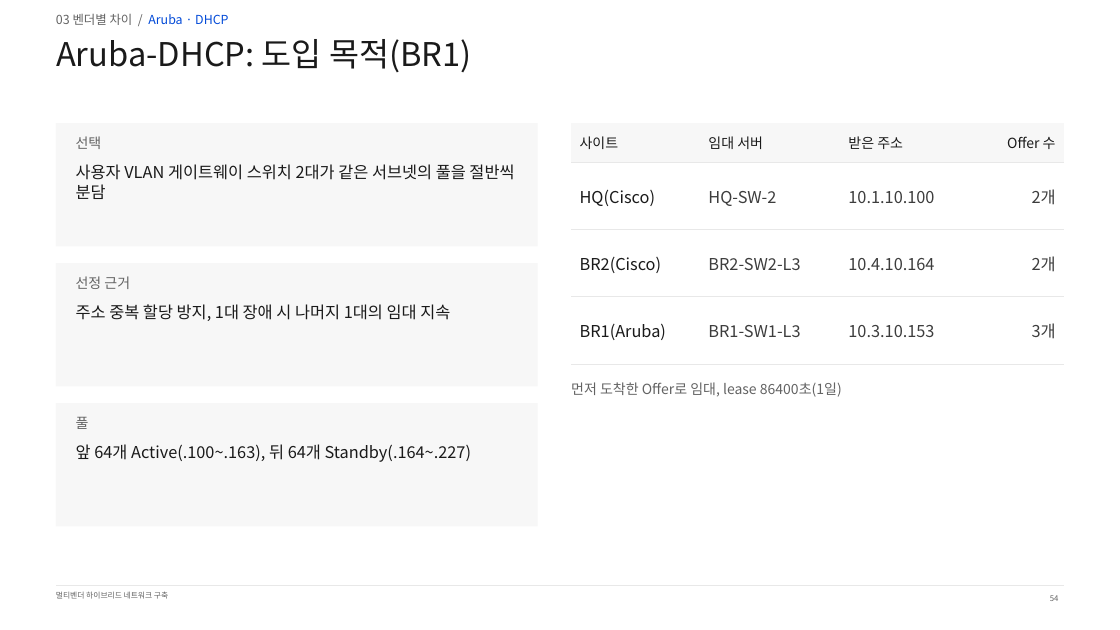
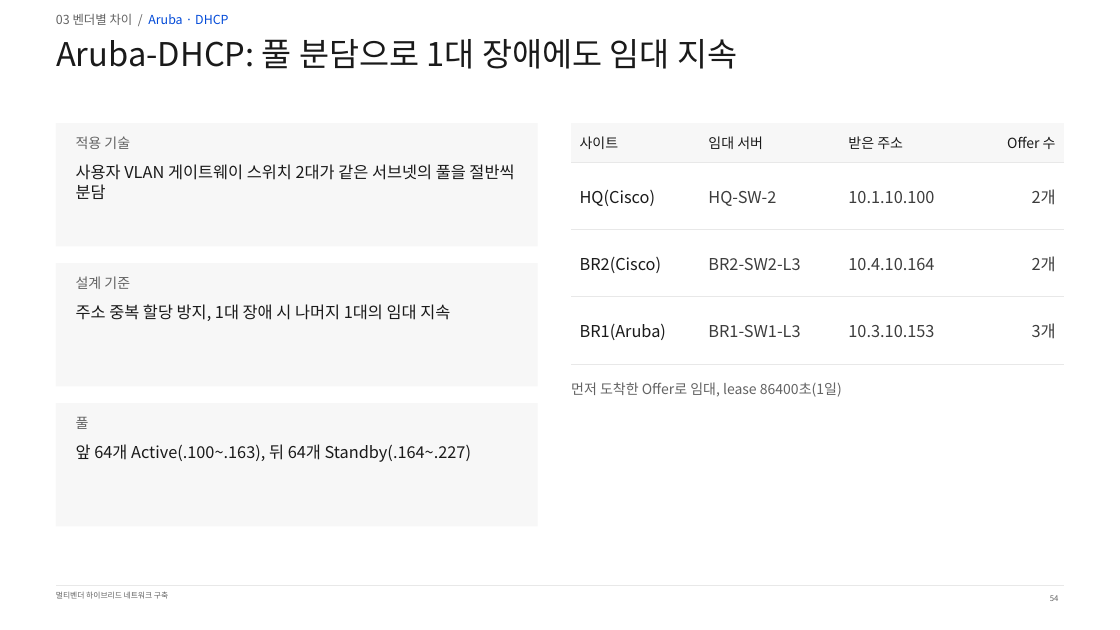
Before and after one commit to KSNAM97/multivendor-wan-dmvpn-mpls-lab, a slide deck: slide 54 of ppt/최종/멀티벤더_하이브리드_WAN_구축_남기석_261020.pptx. Drawn at 1120x630 pixels with LibreOffice and Linux fonts; fonts in the diff are those of the drawing. Boxes give left, top, right and bottom in pixels: in the first picture for what was removed or moved away, otherwise in the second. Text is boxed around its words. In the diff, an @@ line names an element or a change of style, - is before the commit and + after.

```diff
--- a/ppt/최종/멀티벤더_하이브리드_WAN_구축_남기석_261020.pptx
+++ b/ppt/최종/멀티벤더_하이브리드_WAN_구축_남기석_261020.pptx
@@ title at [56, 39, 737, 69]: text changed @@
-Aruba-DHCP: 도입 목적(BR1)
+Aruba-DHCP: 풀 분담으로 1대 장애에도 임대 지속
@@ text at [76, 136, 130, 149]: text changed @@
-선택
+적용 기술
@@ text at [76, 276, 130, 289]: text changed @@
-선정 근거
+설계 기준
```
Also in this commit, not shown: 42 other slides changed, 1 other file.
